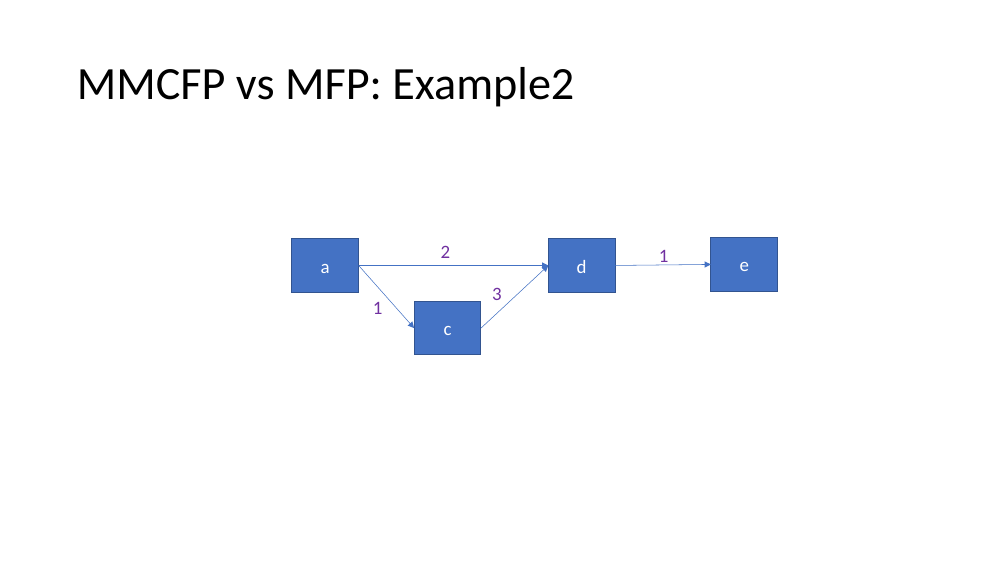
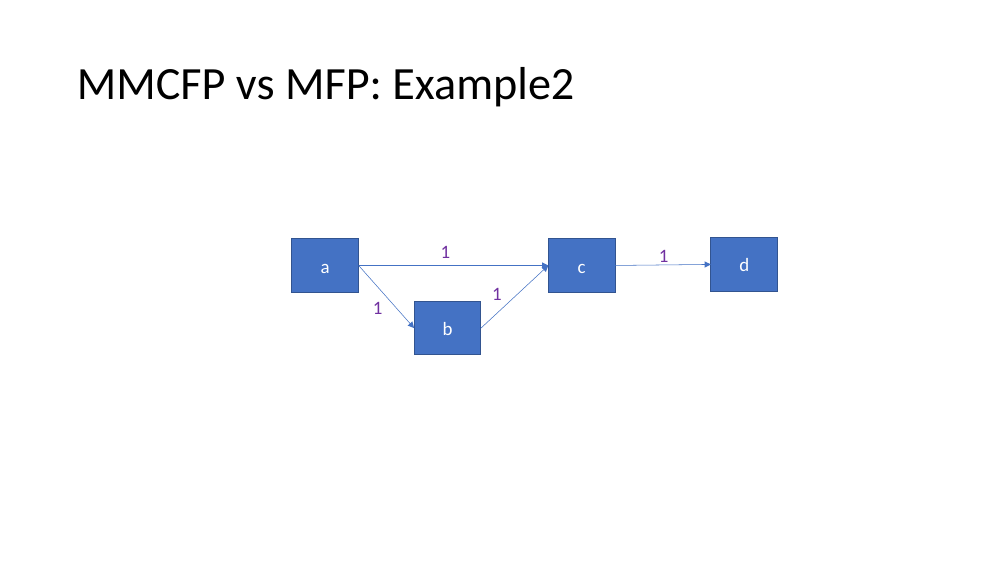
Before and after one commit to Speedphil544/Vortrag, a slide deck: slide 4 of MMCFP.pptx. Drawn at 1008x567 pixels with LibreOffice and Linux fonts; fonts in the diff are those of the drawing; grey boxes stand for pictures. Boxes give left, top, right and bottom in pixels: in the first picture for what was removed or moved away, otherwise in the second. Text is boxed around its words. In the diff, an @@ line names an element or a change of style, - is before the commit and + after.

```diff
--- a/MMCFP.pptx
+++ b/MMCFP.pptx
@@ text at box(441, 246, 451, 258): text changed @@
-2
+1
@@ text in rectangle at box(578, 264, 586, 273): text changed @@
-d
+c
@@ text in rectangle at box(739, 258, 749, 271): text changed @@
-e
+d
@@ text at box(492, 288, 502, 300): text changed @@
-3
+1
@@ text in rectangle at box(443, 322, 453, 335): text changed @@
-c
+b
```
Also in this commit, not shown: 6 other slides changed.
